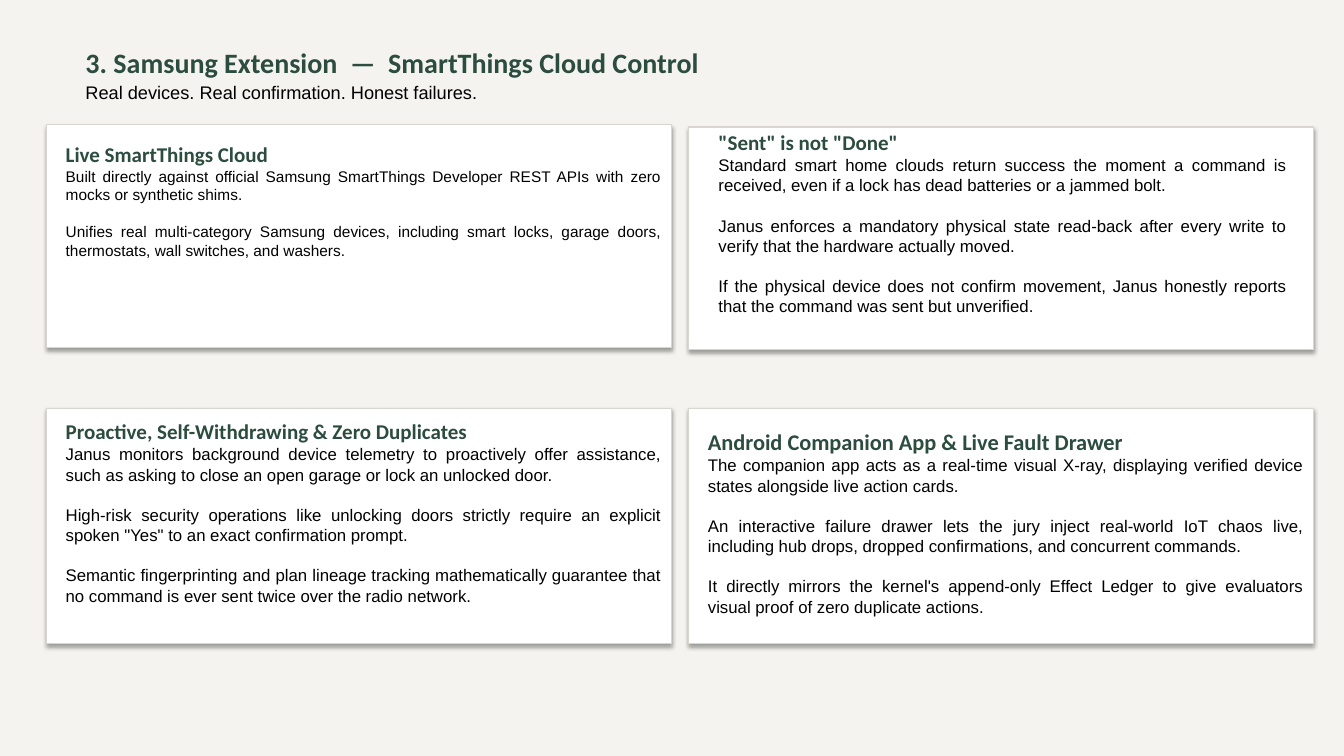
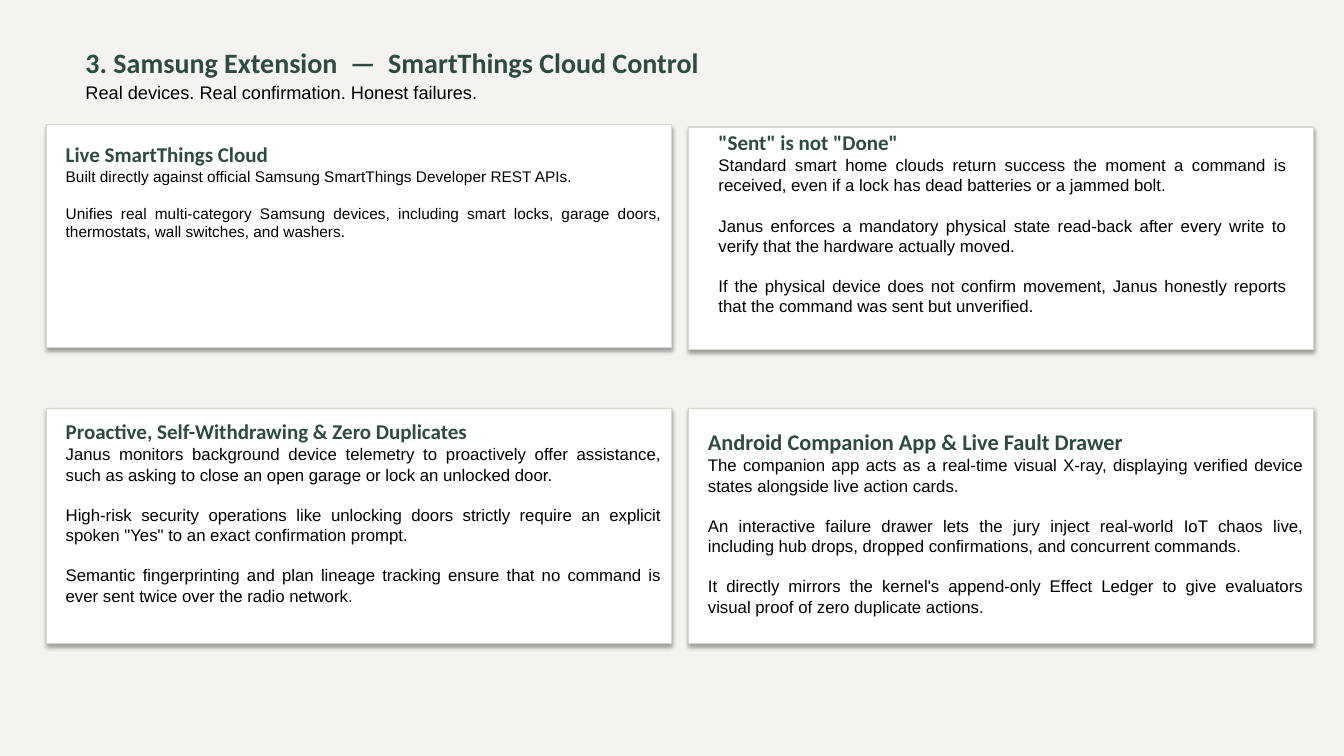
Before and after one commit to AdithyaSanthosh-P/Janus, a slide deck: slide 12 of VITVellore_AICA.pptx. Drawn at 1344x756 pixels with LibreOffice and Linux fonts; fonts in the diff are those of the drawing. Boxes give left, top, right and bottom in pixels: in the first picture for what was removed or moved away, otherwise in the second. Text is boxed around its words. In the diff, an @@ line names an element or a change of style, - is before the commit and + after.

```diff
--- a/VITVellore_AICA.pptx
+++ b/VITVellore_AICA.pptx
@@ text at [66,171,572,185]: text changed @@
-Built directly against official Samsung SmartThings Developer REST APIs with zero mocks or synthetic shims.
+Built directly against official Samsung SmartThings Developer REST APIs.
@@ text at [66,569,660,602]: text changed @@
-Semantic fingerprinting and plan lineage tracking mathematically guarantee that no command is ever sent twice over the radio network.
+Semantic fingerprinting and plan lineage tracking ensure that no command is ever sent twice over the radio network.
```
Also in this commit, not shown: 7 other slides changed.
